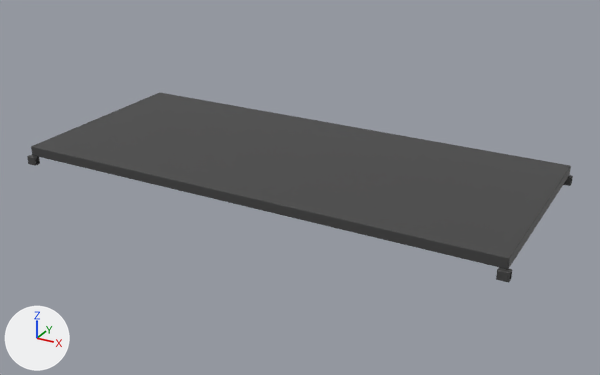
What one commit did to the glTF model assets/dummy/Bottom_Shelf_01.glb.
Before and after are seen from a 50 mm camera at (0.671, -1.195, 0.572) aimed at (0.02, -0.011, -0.02). Lighting does not change. The marker at lower left points along +X, +Y and +Z. Vertices at the same position are counted once.

Names of what the first picture shows: 'Bottom_Shelf_01'.
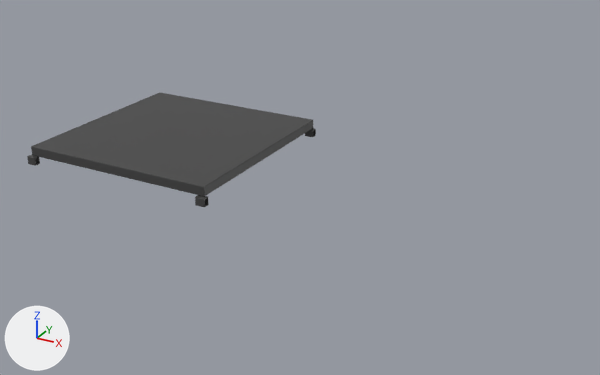
The newer file is also turned or shifted as a whole; pictures and numbers use the older file's frame.

Changed parts and their boxes (x1, y1, x2, y2) in the pictures (600 x 375 px; the box of a moved part takes in the faces that stretch with it):
'Bottom_Shelf_01', reshaped (47% narrower, 40% shorter)
    before: (27, 92, 573, 283)
    after: (27, 92, 316, 207)
part 1 of me_mesh_005, moved or reshaped
    before: (563, 175, 573, 186)
    after: (305, 128, 316, 137)
part 2 of me_mesh_005, moved or reshaped
    before: (496, 267, 512, 283)
    after: (195, 195, 209, 207)
part 3 of me_mesh_005, moved or reshaped
    before: (194, 119, 571, 269)
    after: (194, 119, 313, 196)

What the commit changed:
me_mesh_005 has 1800 vertices, 3596 faces and spans x -0.445..0.445, y -0.197..0.19, z 0.0..0.033.
me_mesh_005 is used by ob_bottom_shelf_01; location (0.0, 0.0, 0.0).
me_mesh_005 part 1: the loose piece of 436 vertices spanning x 0.427..0.445, y 0.177..0.19, z 0.0..0.015 is moved by (-0.5, 0.0, 0.0).
me_mesh_005 part 2: the loose piece of 436 vertices spanning x 0.427..0.445, y -0.197..-0.185, z 0.0..0.015 is moved by (-0.5, 0.0, 0.0).
me_mesh_005 part 3: all 28 vertices in x 0.439..0.441, y -0.189..0.189, z 0.015..0.033 are moved by (-0.5, 0.0, 0.0).
